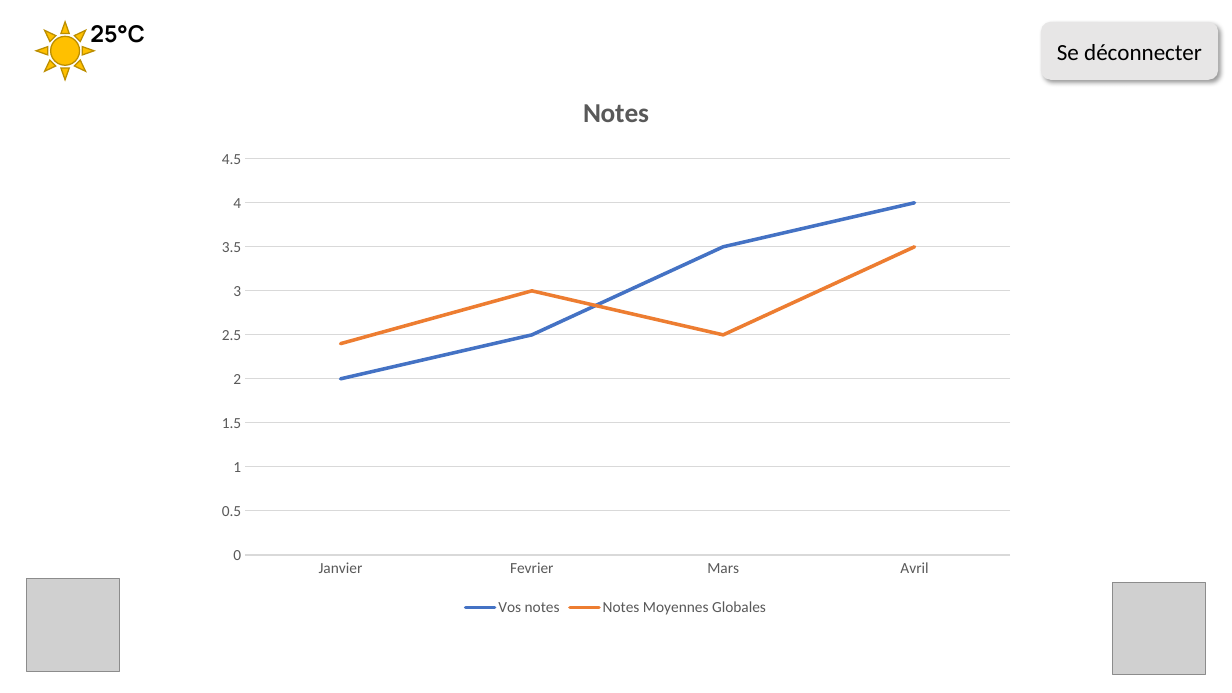
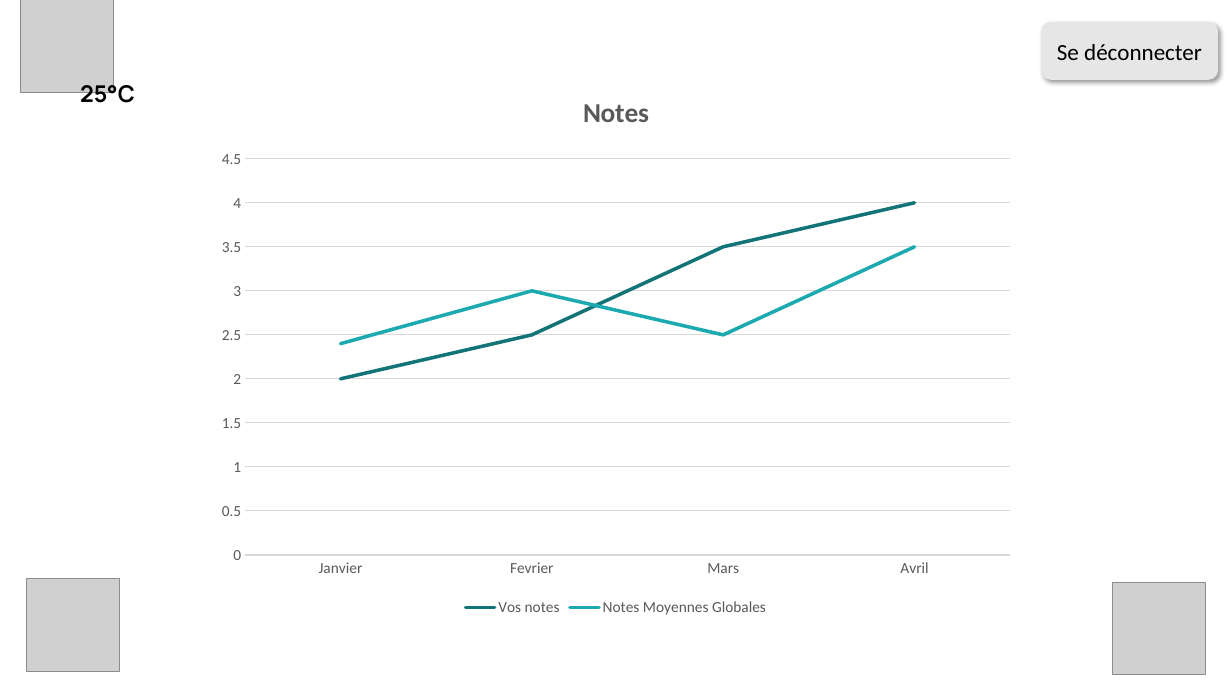
Before and after one commit to hugodemenez/isen-student-portal, a slide deck: slide 3 of presentation/Structure_Projet.pptx. Drawn at 1232x693 pixels with LibreOffice and Linux fonts; fonts in the diff are those of the drawing; grey boxes stand for pictures. Boxes give left, top, right and bottom in pixels: in the first picture for what was removed or moved away, otherwise in the second. Text is boxed around its words. In the diff, an @@ line names an element or a change of style, - is before the commit and + after.

```diff
--- a/presentation/Structure_Projet.pptx
+++ b/presentation/Structure_Projet.pptx
@@ picture added at [20, 0, 113, 92] @@
@@ sun removed at [36, 22, 94, 80] @@
@@ text "25°C": place and size @@
-text "25°C" at [90, 25, 145, 49]
+text "25°C" at [80, 81, 135, 103]
@@ line chart at [205, 73, 1027, 621] @@
@@ colour of Vos notes #4472C4 to #137478 @@
@@ colour of Notes Moyennes Globales #ED7D31 to #1CA9B0 @@
```
Also in this commit, not shown: 5 other slides changed, 14 other files.
